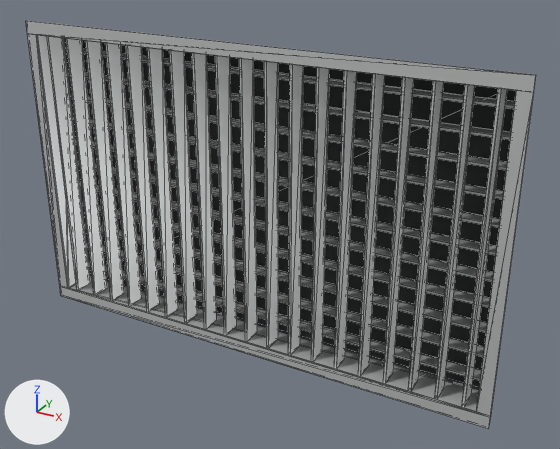
The glTF model STAIANO-3D/public/models/ecoclima/ebia/ecoclima-ebia-800x500.glb, before and after one commit.
Both versions are drawn from a camera (50 mm lens) standing at (0.57, -0.918, 0.451) and looking at (0.043, 0.04, -0.028). The axes (+X, +Y, +Z) are drawn at lower left. The lights are the same throughout. The older version comes first. Mesh edges are drawn as thin lines.
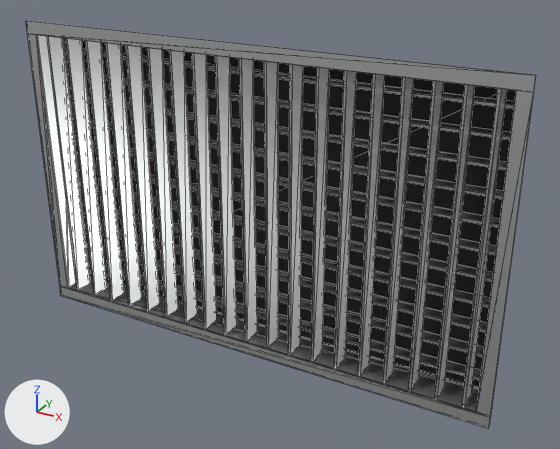
Where the change shows, as pixel boxes [x1, y1, x2, y2] in the pictures (560 x 449 px):
'Profile_cornice.016', surface changed: [26, 21, 536, 92] in both
'Profile_cornice.019', surface changed: [476, 91, 534, 417] in both
'Profile_ritorno.017', surface changed: [70, 275, 479, 411] in both
'Profile_cornice.017', surface changed: [60, 286, 491, 428] in both
'Profile_aletta_verticale.085', surface changed (lighter): [85, 40, 124, 301] in both
'Profile_aletta_verticale.084', surface changed (lighter): [66, 38, 107, 295] in both
'Profile_aletta_verticale.086', surface changed (lighter): [105, 43, 142, 306] in both
'Profile_aletta_verticale.083', surface changed (lighter): [47, 36, 90, 290] in both
'Profile_aletta_verticale.087', surface changed: [126, 45, 160, 312] in both
'Profile_aletta_verticale.088', surface changed: [147, 48, 178, 317] in both
'Profile_aletta_verticale.089', surface changed: [169, 50, 197, 323] in both
'Profile_aletta_verticale.090', surface changed: [192, 53, 217, 329] in both
'Profile_aletta_verticale.091', surface changed: [215, 56, 237, 335] in both
'Profile_aletta_verticale.092', surface changed: [239, 58, 257, 341] in both
'Profile_aletta_verticale.097', surface changed: [358, 74, 385, 376] in both
'Profile_aletta_verticale.098', surface changed: [383, 77, 414, 383] in both
'Profile_aletta_verticale.099', surface changed: [409, 81, 444, 391] in both
'Profile_aletta_verticale.100', surface changed: [435, 85, 475, 399] in both
'Profile_aletta_verticale.101', surface changed: [462, 88, 507, 407] in both
'Profile_cornice.018', surface changed: [27, 34, 69, 288] in both
'Profile_ritorno.018', surface changed (lighter): [38, 35, 90, 288] in both
'Profile_aletta_orizzontale.033', surface changed: [88, 260, 482, 380] in both
'Profile_aletta_orizzontale.034', surface changed: [86, 241, 484, 357] in both
'Profile_aletta_orizzontale.035', surface changed: [84, 221, 487, 332] in both
'Profile_aletta_orizzontale.036', surface changed: [81, 201, 491, 307] in both
'Profile_aletta_orizzontale.037', surface changed: [79, 181, 494, 282] in both
'Profile_aletta_orizzontale.038', surface changed: [77, 159, 497, 255] in both
'Profile_aletta_orizzontale.039', surface changed: [74, 138, 500, 228] in both
'Profile_aletta_orizzontale.040', surface changed: [72, 116, 504, 199] in both
'Profile_aletta_orizzontale.041', surface changed: [69, 93, 507, 170] in both
'Profile_aletta_orizzontale.042', surface changed: [67, 70, 511, 140] in both
'Profile_aletta_orizzontale.043', surface changed: [64, 46, 515, 109] in both

What the commit changed:
In material 'Profile metallo' (mat_profile_metallo), metallic goes from 0.55 to 0.95.
In material 'Profile metallo' (mat_profile_metallo), roughness goes from 0.42 to 0.36.
